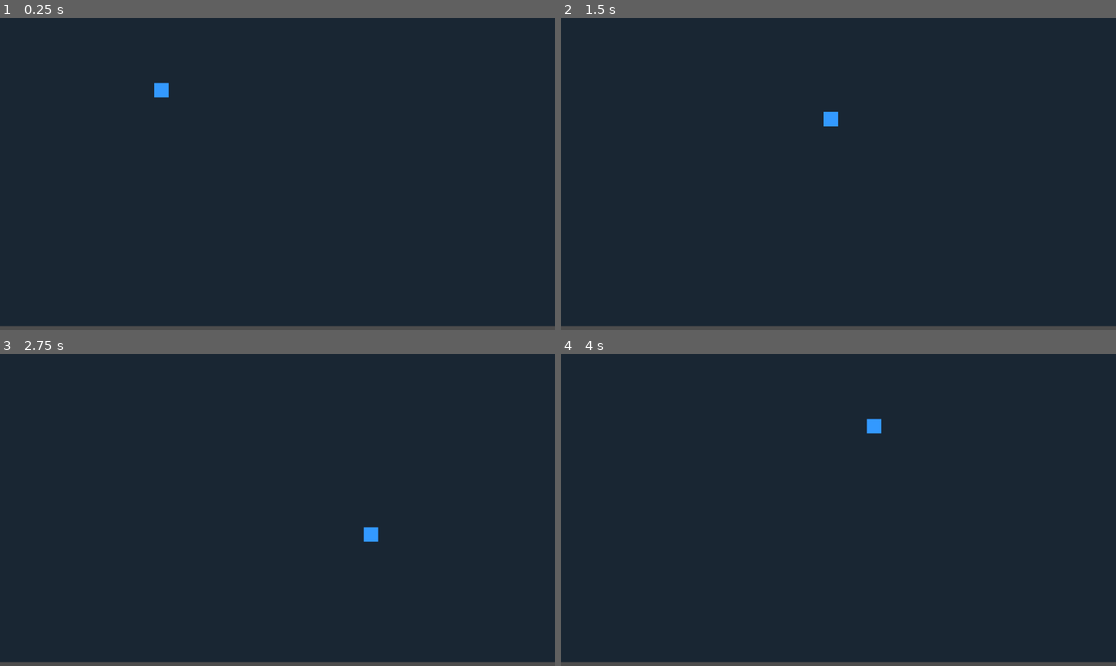
Above: before the commit, frames 1-4 (two rows, left to right).
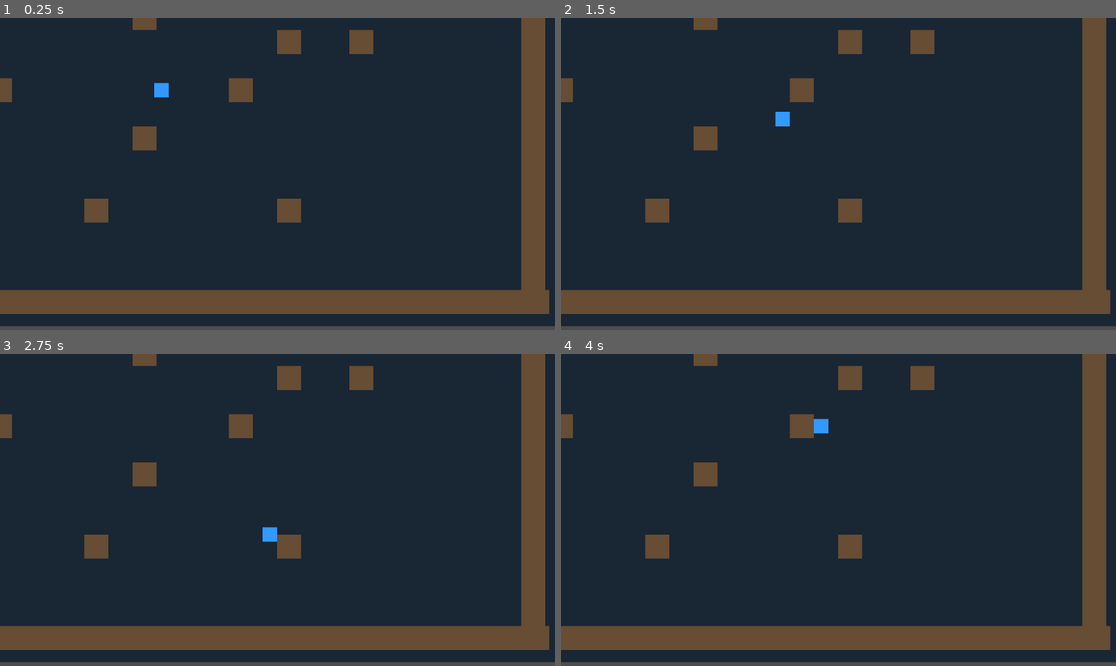
Above: after the commit, the same moments.

Repository: sabpdo/Echo-of-the-Dead
Game: Godot game, scene res://Main.tscn
The game is run twice, just before and just after one commit, with the same random seed, the same clock (stepped at 60 frames per second) and the same inputs.
Inputs:
- Up to frame 1 (0.25 s): no input
- Up to frame 2 (1.5 s): tap Enter at 0.5 s; hold Right (ui_right) 0.53-1.28 s; hold Down (ui_down) from 1.28 s (still down)
- Up to frame 3 (2.75 s): release Down (ui_down) at 2.03 s; hold Right (ui_right) from 2.03 s (still down)
- Up to frame 4 (4 s): release Right (ui_right) at 2.78 s; hold Up (ui_up) 2.78-3.53 s; hold Left (ui_left) from 3.53 s (still down)

The runs differ from the first frame. In frame 1, 14% of the frame differs, in the area x 0-99%, y 0-95%; in frame 2, 14%; in frame 3, 14%; in frame 4, 14%.

Commit message:
feat: add wall generation

Diff:
--- a/Main.tscn
+++ b/Main.tscn
@@ -1,6 +1,7 @@
-[gd_scene load_steps=2 format=3 uid="uid://c3laxr6n4o5q6"]
+[gd_scene load_steps=3 format=3 uid="uid://c3laxr6n4o5q6"]
 
 [ext_resource type="PackedScene" uid="uid://b2j8wq5m3n4p5" path="res://Player.tscn" id="1_2"]
+[ext_resource type="Script" path="res://WallGenerator.gd" id="2_1"]
 
 [node name="Main" type="Node2D"]
 
@@ -11,5 +12,8 @@
 offset_bottom = 640.0
 color = Color(0.1, 0.15, 0.2, 1)
 
+[node name="WallGenerator" type="Node2D" parent="."]
+script = ExtResource("2_1")
+
 [node name="Player" parent="." instance=ExtResource("1_2")]
 position = Vector2(335, 150)
--- /dev/null
+++ b/Wall.tscn
@@ -0,0 +1,16 @@
+[gd_scene load_steps=3 format=3]
+
+[sub_resource type="RectangleShape2D" id="RectangleShape2D_1"]
+size = Vector2(50, 50)
+
+[node name="Wall" type="StaticBody2D"]
+
+[node name="CollisionShape2D" type="CollisionShape2D" parent="."]
+shape = SubResource("RectangleShape2D_1")
+
+[node name="Visual" type="ColorRect" parent="."]
+offset_left = -25.0
+offset_top = -25.0
+offset_right = 25.0
+offset_bottom = 25.0
+color = Color(0.4, 0.3, 0.2, 1)
--- /dev/null
+++ b/WallGenerator.gd
@@ -0,0 +1,89 @@
+extends Node2D
+
+# Map boundaries (matching Main scene background)
+const MAP_LEFT = -1085.0
+const MAP_RIGHT = 1157.0
+const MAP_TOP = -640.0
+const MAP_BOTTOM = 640.0
+const MAP_WIDTH = MAP_RIGHT - MAP_LEFT
+const MAP_HEIGHT = MAP_BOTTOM - MAP_TOP
+
+# Wall properties
+const WALL_SIZE = 50.0
+const WALL_SCENE = preload("res://Wall.tscn")
+
+# Random wall generation settings
+@export var random_wall_count: int = 30
+@export var min_wall_spacing: float = 100.0  # Minimum distance between walls
+
+func _ready():
+	spawn_boundary_walls()
+	spawn_random_walls()
+
+func spawn_boundary_walls():
+	# Spawn walls along the four edges of the map
+	var wall_positions = []
+
+	# Top edge
+	var top_y = MAP_TOP
+	for x in range(int(MAP_LEFT), int(MAP_RIGHT), int(WALL_SIZE)):
+		wall_positions.append(Vector2(x, top_y))
+
+	# Bottom edge
+	var bottom_y = MAP_BOTTOM - WALL_SIZE
+	for x in range(int(MAP_LEFT), int(MAP_RIGHT), int(WALL_SIZE)):
+		wall_positions.append(Vector2(x, bottom_y))
+
+	# Left edge (skip corners already placed)
+	var left_x = MAP_LEFT
+	for y in range(int(MAP_TOP) + int(WALL_SIZE), int(MAP_BOTTOM) - int(WALL_SIZE), int(WALL_SIZE)):
+		wall_positions.append(Vector2(left_x, y))
+
+	# Right edge (skip corners already placed)
+	var right_x = MAP_RIGHT - WALL_SIZE
+	for y in range(int(MAP_TOP) + int(WALL_SIZE), int(MAP_BOTTOM) - int(WALL_SIZE), int(WALL_SIZE)):
+		wall_positions.append(Vector2(right_x, y))
+
+	# Spawn all boundary walls
+	for pos in wall_positions:
+		spawn_wall(pos)
+
+func spawn_random_walls():
+	# Spawn random walls inside the map (with some margin from boundaries)
+	var margin = WALL_SIZE * 2
+	var spawn_area_left = MAP_LEFT + margin
+	var spawn_area_right = MAP_RIGHT - margin - WALL_SIZE
+	var spawn_area_top = MAP_TOP + margin
+	var spawn_area_bottom = MAP_BOTTOM - margin - WALL_SIZE
+
+	var spawned_positions = []
+	var attempts = 0
+	var max_attempts = random_wall_count * 10
+
+	while spawned_positions.size() < random_wall_count and attempts < max_attempts:
+		attempts += 1
+
+		# Generate random position
+		var x = randf_range(spawn_area_left, spawn_area_right)
+		var y = randf_range(spawn_area_top, spawn_area_bottom)
+
+		# Snap to grid for cleaner placement
+		x = floor(x / WALL_SIZE) * WALL_SIZE
+		y = floor(y / WALL_SIZE) * WALL_SIZE
+		var pos = Vector2(x, y)
+
+		# Check if position is too close to other walls
+		var too_close = false
+		for existing_pos in spawned_positions:
+			if pos.distance_to(existing_pos) < min_wall_spacing:
+				too_close = true
+				break
+
+		if not too_close:
+			spawned_positions.append(pos)
+			spawn_wall(pos)
+
+func spawn_wall(position: Vector2):
+	var wall = WALL_SCENE.instantiate()
+	wall.position = position
+	add_child(wall)
Not shown, added: WallGenerator.gd.uid
